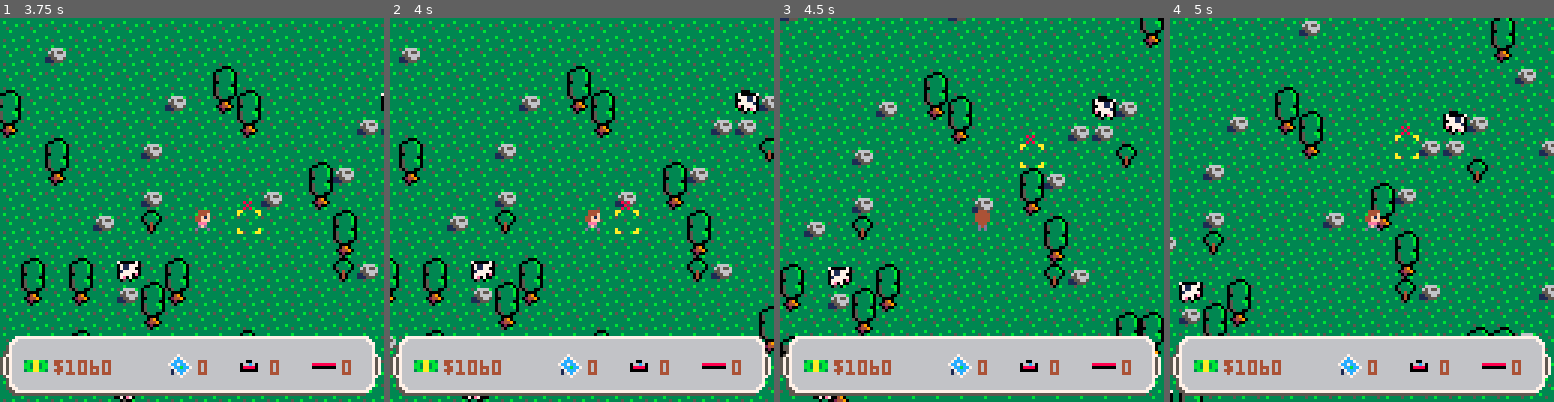
Above: before the commit, frames 1-4 (left to right).
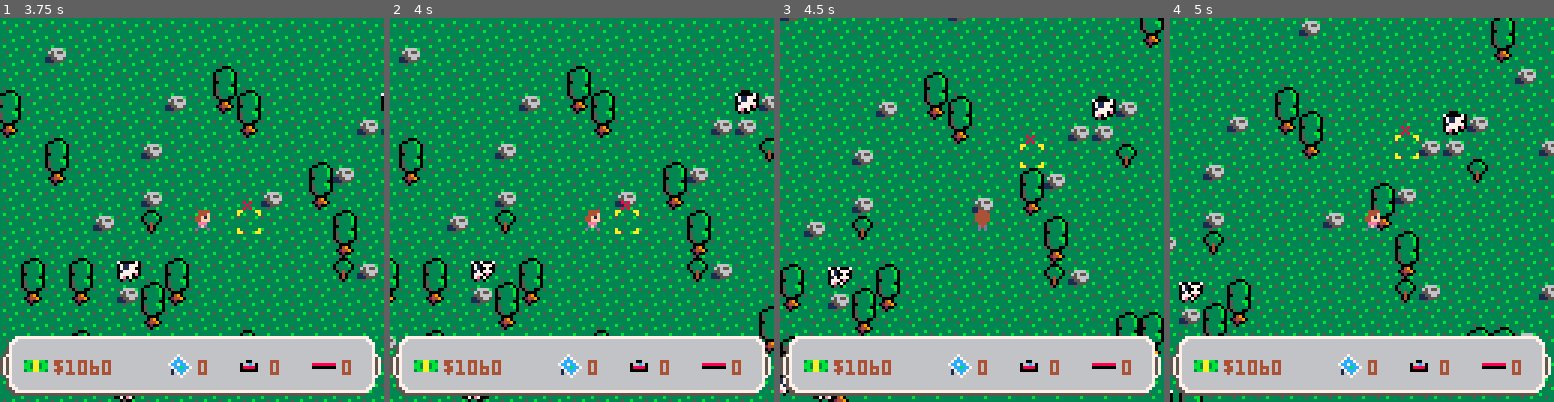
Above: after the commit, the same moments.

Repository: sargon2/pico8
Game: PICO-8 cartridge playground/solar_sally/solar_sally.p8
The game is run twice, just before and just after one commit, with the same random seed, the same clock (stepped at 60 frames per second) and the same inputs.
Inputs (mouse positions are in pixels of both pictures, inside the frame that each line leads up to):
- Up to frame 1 (3.75 s): tap X (X key) at 0.33, 0.7, 1.43, 2.58, 3.1, 3.62 s; click (157, 121) at 0.67 s; tap O (Z key) at 1.07, 1.8, 2.43, 3.07, 3.7 s; click (218, 267) at 1.22 s; click (280, 114) at 1.77 s; click (46, 259) at 2.32 s; hold Right 2.33-3.33 s; click (107, 106) at 2.87 s; hold Right from 3.38 s (still down); click (172, 256) at 3.42 s
- Up to frame 2 (4 s): keep holding Right; click (624, 102) at 3.97 s
- Up to frame 3 (4.5 s): tap X (X key) at 4.13 s; release Right at 4.22 s; hold Up from 4.27 s (still down); tap O (Z key) at 4.33 s
- Up to frame 4 (5 s): click (1465, 248) at 4.52 s; tap X (X key) at 4.65 s; release Up at 4.67 s; hold Right from 4.72 s (still down); tap O (Z key) at 4.97 s

Frame 1 is identical in both runs. In frame 2, 0.3% of the frame differs, in the area x 23-97%, y 19-68%; in frame 3, 0.3%, in the area x 0-88%, y 21-99%; in frame 4, 0.3%.

Commit message:
Extend smooth locations render box to the right one so cows don't vanish

Diff:
--- a/playground/solar_sally/entities/Cows.lua
+++ b/playground/solar_sally/entities/Cows.lua
@@ -40,7 +40,7 @@
     -- TODO this bounding is duplicated with world.draw()
     local char_x, char_y = SmoothLocations_get_location(Entities_Character)
 
-    local xmin, xmax, ymin, ymax = flr(char_x - 10), flr(char_x + 8), flr(char_y - 9), flr(char_y + 9) -- TODO increase bounding box size for cows? so they move slightly off-screen
+    local xmin, xmax, ymin, ymax = flr(char_x - 10), flr(char_x + 9), flr(char_y - 9), flr(char_y + 9) -- TODO increase bounding box size for cows? so they move slightly off-screen
 
     local smooth_ents = SmoothLocations_get_all_visible(xmin, xmax, ymin, ymax)
 
--- a/playground/solar_sally/systems/World.lua
+++ b/playground/solar_sally/systems/World.lua
@@ -21,7 +21,7 @@
     local char_x, char_y = SmoothLocations_get_location(Entities_Character)
     _draw_map(char_x, char_y)
 
-    local xmin, xmax, ymin, ymax = flr(char_x - 10), flr(char_x + 8), flr(char_y - 9), flr(char_y + 9)
+    local xmin, xmax, ymin, ymax = flr(char_x - 10), flr(char_x + 9), flr(char_y - 9), flr(char_y + 9)
 
     local smooth_ents = SmoothLocations_get_all_visible(xmin, xmax, ymin, ymax)
     World._sort_by_y(smooth_ents)
